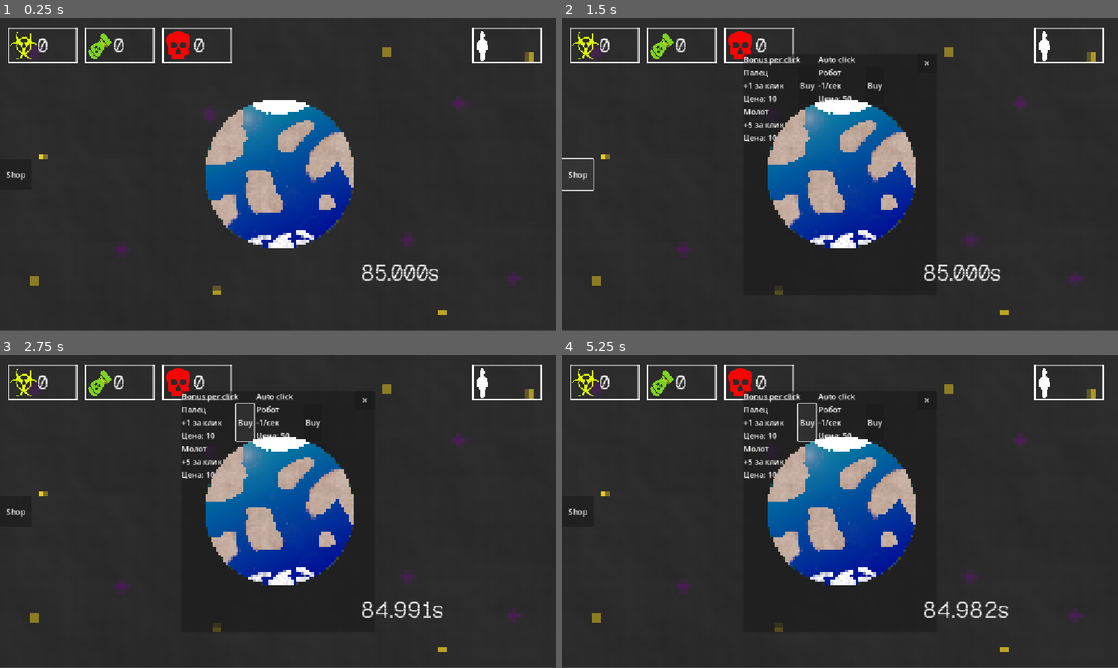
Above: before the commit, frames 1-4 (two rows, left to right).
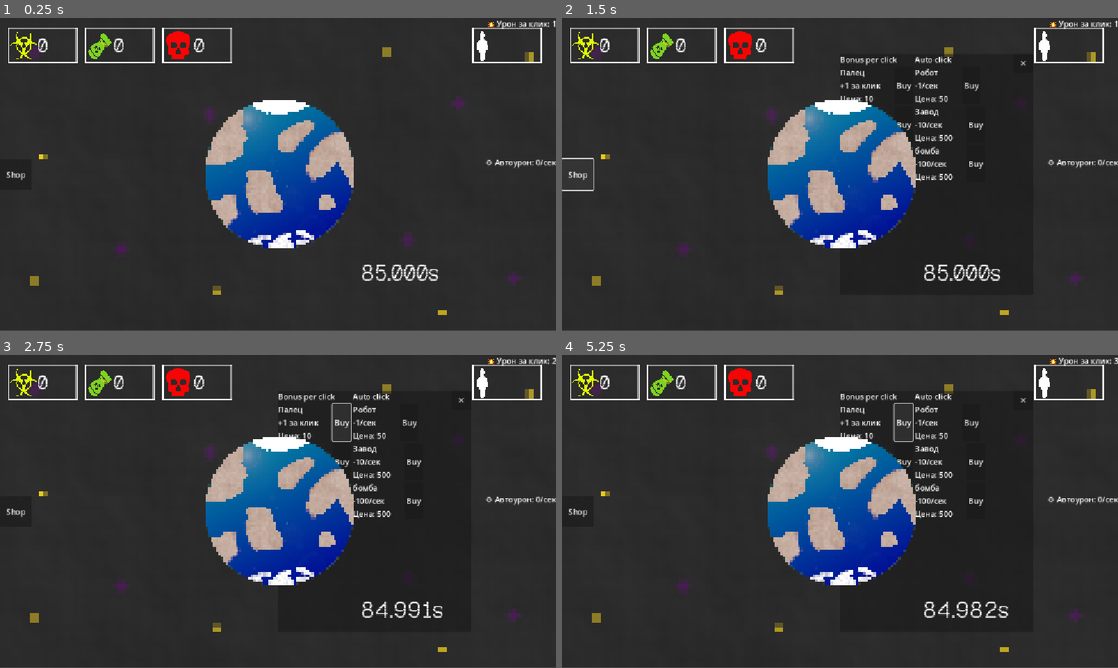
Above: after the commit, the same moments.

Repository: KvoERR/count-down-game
Game: Godot game, scene res://main.tscn
The game is run twice, just before and just after one commit, with the same random seed, the same clock (stepped at 60 frames per second) and the same inputs.
Inputs (mouse positions are in pixels of both pictures, inside the frame that each line leads up to):
- Up to frame 1 (0.25 s): no input
- Up to frame 2 (1.5 s): click (845, 174) at 0.5 s; click "Shop" at 1.25 s
- Up to frame 3 (2.75 s): click "Buy" at 2 s
- Up to frame 4 (5.25 s): click "✕" at 2.75 s; click (845, 511) at 3.5 s; click "Shop" at 4.25 s; click "Buy" at 5 s

The runs differ from the first frame. In frame 1, 0.3% of the frame differs, in the area x 87-100%, y 0-48%; in frame 2, 2.3%; in frame 3, 2.5%, in the area x 32-100%, y 0-89%; in frame 4, 2.5%.

Commit message:
Добавил счетчик силы + багфикс + перенесли в право магазин

Diff:
--- a/game.gd
+++ b/game.gd
@@ -26,7 +26,6 @@
 	if clicks < 0:
 		clicks = 0
 
-
 func buy_upgrade(data):
 	if clicks < data.price:
 		return false
--- a/main.gd
+++ b/main.gd
@@ -7,6 +7,8 @@
 @onready var timer = $Game/Timer
 @onready var auto_timer = $Game/AutoClickTimer
 
+@onready var click_stats = $Game/ClickStats
+@onready var auto_stats = $Game/AutoStats
 
 func _ready():
 	timer.start()
@@ -37,10 +39,13 @@
 	if game.buy_upgrade(data):
 		update_ui()
 
+func update_stats():
+	click_stats.text = "💥 Урон за клик: " + str(game.click_power)
+	auto_stats.text = "⚙️ Автоурон: " + str(-game.auto_clicks) + "/сек"
 
 func update_ui():
 	update_counter()
-
+	update_stats()
 
 func update_counter():
 	var seconds = game.clicks / 1000
--- a/main.tscn
+++ b/main.tscn
@@ -30,16 +30,15 @@
 [node name="Shop" type="Node" parent="."]
 script = ExtResource("2_0xm2m")
 
-[node name="ShopPanel" type="Panel" parent="Shop"]
+[node name="ShopPanel" type="Panel" parent="Shop" unique_id=2079763257]
 visible = false
-anchors_preset = 8
+anchors_preset = 4
 anchor_left = 0.5
 anchor_top = 0.5
 anchor_right = 0.5
 anchor_bottom = 0.5
-offset_left = -200.0
 offset_top = -250.0
-offset_right = 200.0
+offset_right = 400.0
 offset_bottom = 250.0
 grow_horizontal = 2
 grow_vertical = 2
@@ -201,6 +200,32 @@
 mouse_filter = 2
 texture = ExtResource("7_272bh")
 
+[node name="ClickStats" type="Label" parent="Game" unique_id=1878796662]
+anchors_preset = 1
+anchor_left = 1.0
+anchor_right = 1.0
+offset_left = -122.0
+offset_bottom = 75.0
+grow_horizontal = 0
+text = "ClickStatsLabel
+Text:
+Damage/click: 1"
+
+[node name="AutoStats" type="Label" parent="Game" unique_id=510925618]
+anchors_preset = 6
+anchor_left = 1.0
+anchor_top = 0.5
+anchor_right = 1.0
+anchor_bottom = 0.5
+offset_left = -118.0
+offset_top = -37.5
+offset_bottom = 37.5
+grow_horizontal = 0
+grow_vertical = 2
+text = "AutoStatsLabel
+Text:
+Damage/sec: 0"
+
 [connection signal="pressed" from="Shop/ShopPanel/CloseButton" to="." method="_on_close_button_pressed"]
 [connection signal="pressed" from="Game/ClickButton" to="." method="_on_click_button_pressed"]
 [connection signal="timeout" from="Game/AutoClickTimer" to="." method="_on_auto_click_timer_timeout"]
--- a/shop.gd
+++ b/shop.gd
@@ -32,6 +32,13 @@
 		"desc": "-10/сек",
 		"price": 500,
 		"value": -10
+	},
+	{
+		"type": "auto",
+		"name": "бомба",
+		"desc": "-100/сек",
+		"price": 500,
+		"value": -100
 	}
 ]
 
